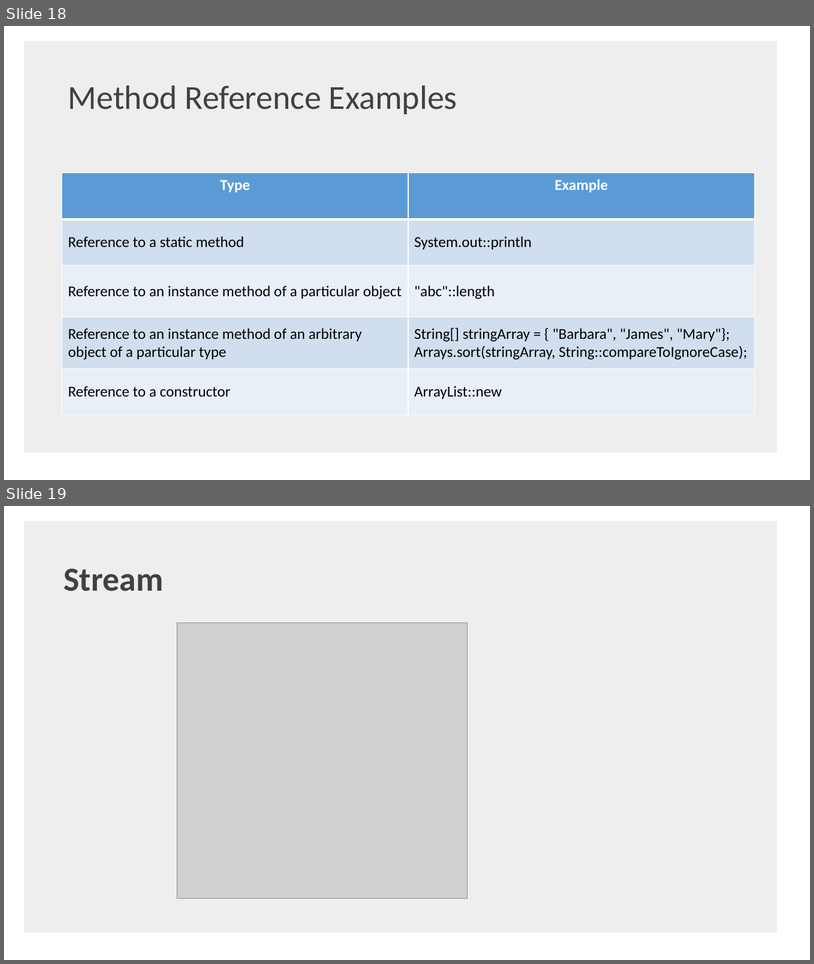
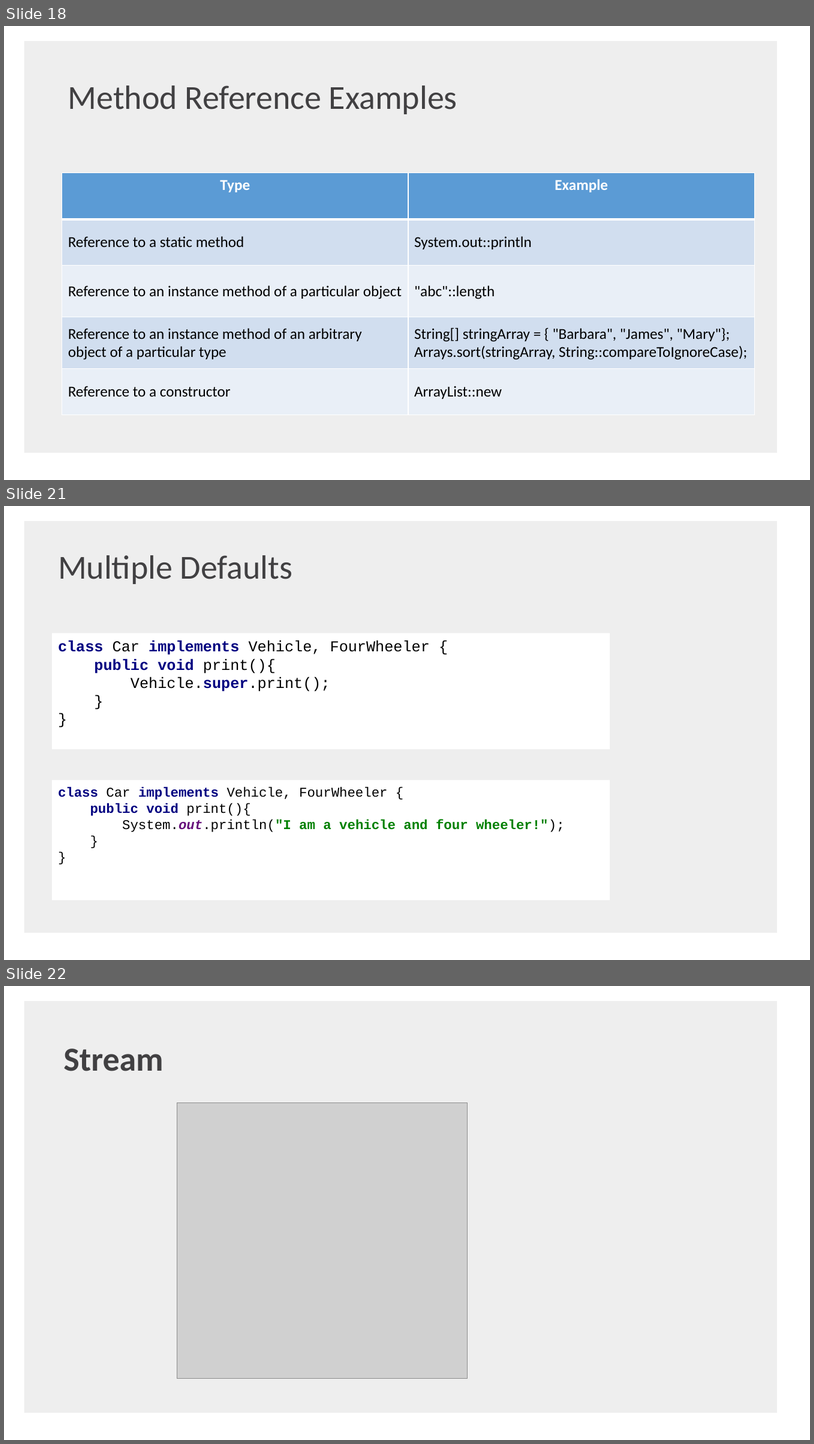
Before and after one commit to shaojie-xu-kp/Java8_lunch_learn, a slide deck: Java 8 & TDP.pptx. Shown one above the other, each under a label of ours: slides 18 and 19 before the commit, slides 18, 21 and 22 after it; the slides between them are not shown. The pictures are 814x964 and 814x1444 pixels, drawn with LibreOffice and Linux fonts; fonts in the diff are those of the drawing; grey boxes stand for pictures; background and template pictures are left out. Boxes give left, top, right and bottom in pixels: in the first picture for what was removed or moved away, otherwise in the second. Text is boxed around its words. In the diff, an @@ line names an element or a change of style, - is before the commit and + after.

```diff
--- a/Java 8 & TDP.pptx
+++ b/Java 8 & TDP.pptx
@@ slide 21 added at (4, 506, 810, 960), background #FFFFFF; not listed: 1 template element that a slide beside it also shows @@
@@ text added at (58, 555, 293, 584), 40 pt, text #414042 @@
+Multiple Defaults
@@ rectangle added at (52, 633, 610, 749), fill #FFFFFF, 18 pt, text #000000 @@
+class Car implements Vehicle, FourWheeler {
+public void print(){
+Vehicle.super.print();
+}
+}
@@ rectangle added at (52, 780, 610, 900), fill #FFFFFF, 16 pt, text #000000, bold @@
+class Car implements Vehicle, FourWheeler {
+public void print(){
+System.out.println("I am a vehicle and four wheeler!");
+}
+}
@@ what was slide 19 is now slide 22 @@
```
Also in this commit, not shown: 1 slide changed, 8 other slides added, 2 slides removed.
